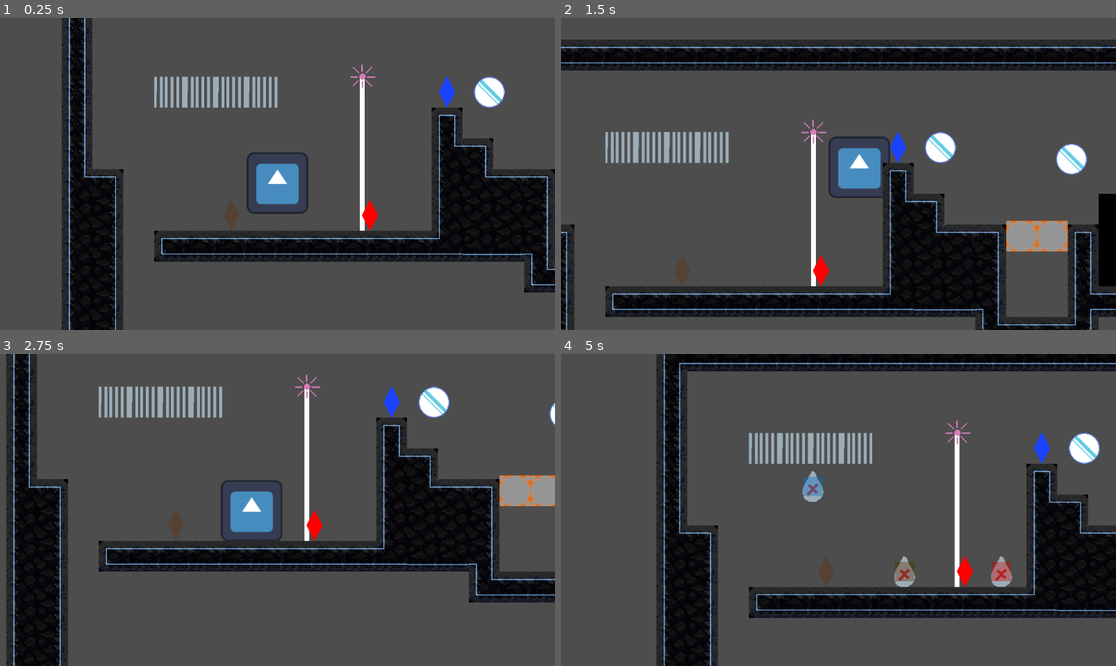
Above: before the commit, frames 1-4 (two rows, left to right).
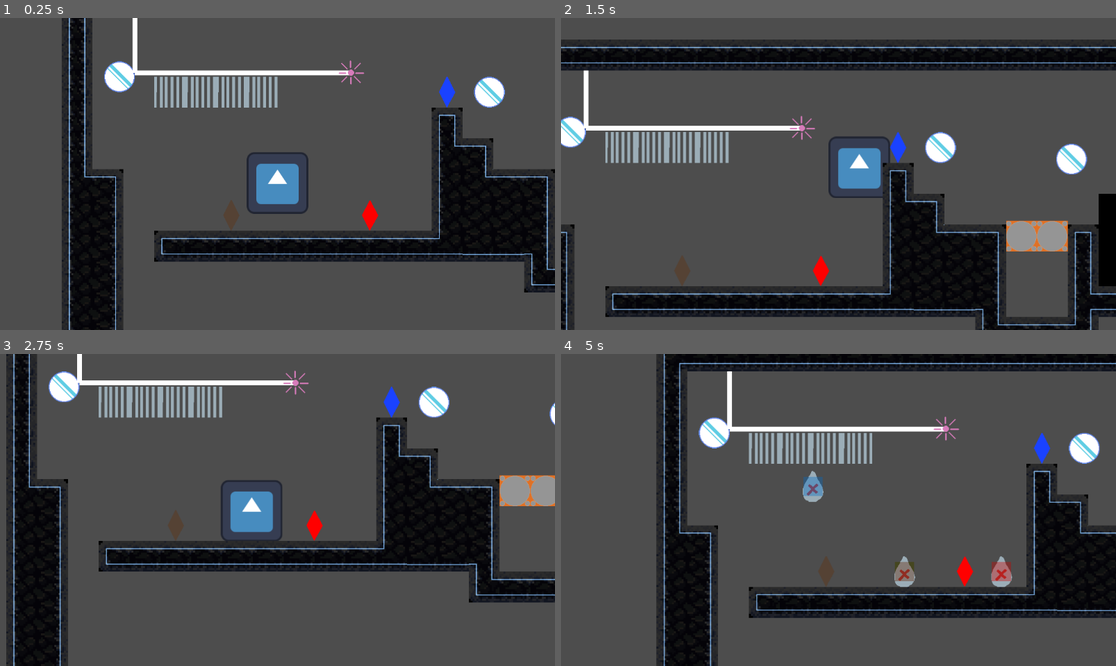
Above: after the commit, the same moments.

Repository: Jo-Meer/ldjam56
Game: Godot game, scene res://test_ntimi.tscn
The game is run twice, just before and just after one commit, with the same random seed, the same clock (stepped at 60 frames per second) and the same inputs. This scene is started directly instead of the project's main scene. The engine's default icon, where the game draws it, is replaced by a stand-in: a white triangle on a blue panel in a dark square.
Inputs:
- Up to frame 1 (0.25 s): no input
- Up to frame 2 (1.5 s): hold D (move_right) from 0.53 s (still down); tap T (merge) at 0.6 s; tap Space (jump) at 0.77 s; tap E (next_creature) at 1.35 s
- Up to frame 3 (2.75 s): tap Space (jump) at 1.52 s; release D (move_right) at 2.03 s; hold A (move_left) from 2.03 s (still down); tap Q (prev_creature) at 2.1 s
- Up to frame 4 (5 s): release A (move_left) at 2.78 s; hold D (move_right) 2.78-4.28 s; tap R (split) at 2.85 s; tap Space (jump) at 3.02, 3.77, 4.52 s; tap T (merge) at 3.6 s; hold A (move_left) from 4.28 s (still down); tap E (next_creature) at 4.35 s

The runs differ from the first frame. In frame 1, 1.8% of the frame differs, in the area x 18-68%, y 0-69%; in frame 2, 1.7%; in frame 3, 1.7%; in frame 4, 1.9%, in the area x 24-74%, y 5-75%.

Commit message:
add test laser mirror

Diff:
--- a/test_ntimi.tscn
+++ b/test_ntimi.tscn
@@ -31,7 +31,7 @@
 [sub_resource type="RectangleShape2D" id="RectangleShape2D_l7j5l"]
 size = Vector2(384, 64)
 
-[node name="Node2D" type="Node2D" node_paths=PackedStringArray("start_creature")]
+[node name="Level" type="Node2D" node_paths=PackedStringArray("start_creature")]
 script = ExtResource("1_ea4dv")
 start_creature = NodePath("Avatar")
 
@@ -62,9 +62,6 @@
 visible = false
 position = Vector2(128, 96)
 shape = SubResource("RectangleShape2D_po0xm")
-
-[node name="Laser" parent="." instance=ExtResource("8_xs458")]
-position = Vector2(176, -192)
 
 [node name="LaserMirror3" parent="." instance=ExtResource("9_jbgx5")]
 position = Vector2(408, -192)
@@ -129,3 +126,10 @@
 [node name="CollisionShape2D" type="CollisionShape2D" parent="Elevator3"]
 position = Vector2(192, 32)
 shape = SubResource("RectangleShape2D_l7j5l")
+
+[node name="LaserMirror" parent="." instance=ExtResource("9_jbgx5")]
+position = Vector2(-360, -224)
+
+[node name="Laser" parent="." instance=ExtResource("8_xs458")]
+position = Vector2(152, -200)
+direction = 2
